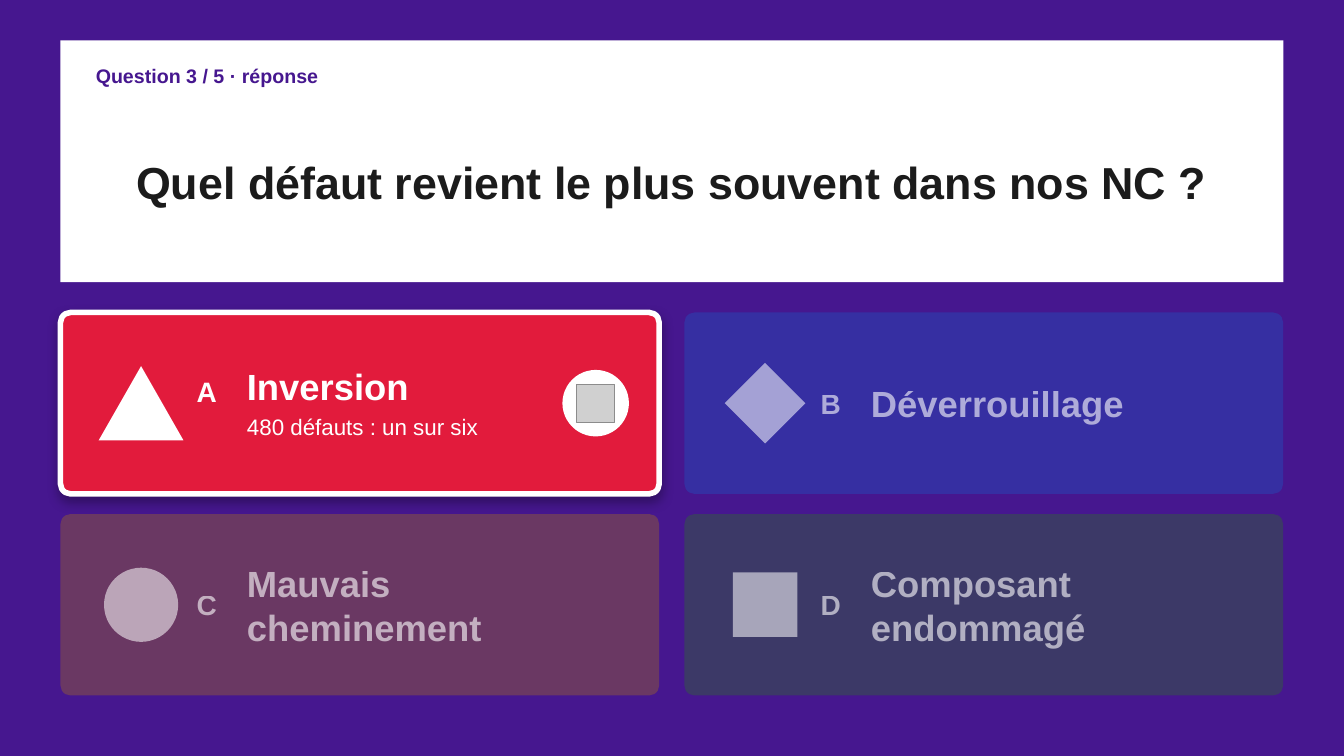
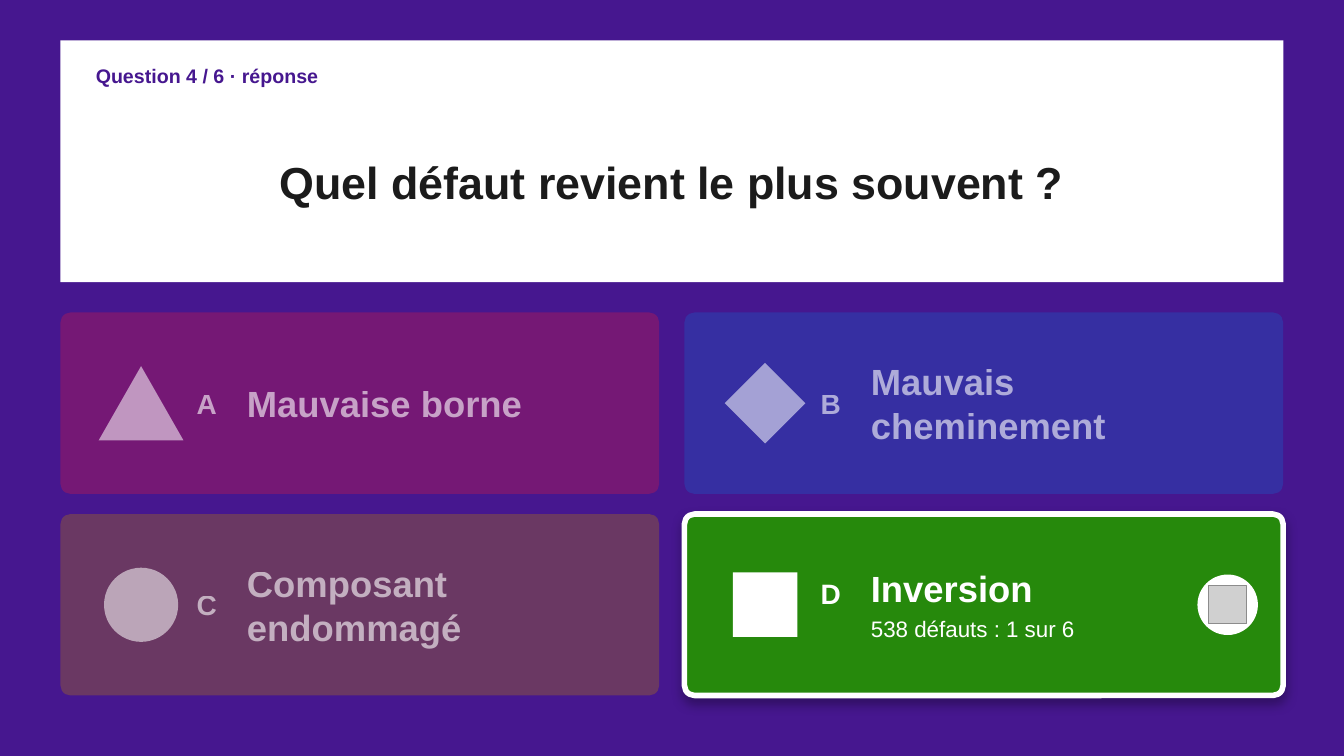
Before and after one commit to moudimash99/FTO2_NC_handover, a slide deck: slide 9 of 03_reports/quiz/Quiz_NC_FTO2.pptx (slide 7 before the commit). Drawn at 1344x756 pixels with LibreOffice and Linux fonts; fonts in the diff are those of the drawing; grey boxes stand for pictures. Boxes give left, top, right and bottom in pixels: in the first picture for what was removed or moved away, otherwise in the second. Text is boxed around its words. In the diff, an @@ line names an element or a change of style, - is before the commit and + after.

```diff
--- a/03_reports/quiz/Quiz_NC_FTO2.pptx
+++ b/03_reports/quiz/Quiz_NC_FTO2.pptx
@@ text at (96,68,318,87): text changed @@
-Question 3 / 5 · réponse
+Question 4 / 6 · réponse
@@ title at (279,166,1024,208): text changed @@
-Quel défaut revient le plus souvent dans nos NC ?
+Quel défaut revient le plus souvent ?
@@ rounded rectangle at (60,313,659,494): fill #E21B3C to #E21B3C at 30% opacity; outline #FFFFFF 4 pt to none; shadow off @@
@@ text "A" at (197,395,217,414): text colour #FFFFFF to #FFFFFF at 60% opacity; vertical alignment bottom to middle @@
@@ text "Mauvais cheminement": place and size @@
-text "Mauvais cheminement" at (247,571,482,641)
+text "Mauvais cheminement" at (871,369,1106,440)
@@ triangle at (99,366,184,441): fill #FFFFFF to #FFFFFF at 55% opacity @@
@@ picture removed at (577,384,615,422) @@
@@ text removed at (247,418,477,436) @@
-480 défauts : un sur six
@@ text added at (247,391,522,418), 26 pt, text #FFFFFF at 60% opacity, bold @@
+Mauvaise borne
@@ text removed at (871,391,1124,425) @@
-Déverrouillage
@@ text "Composant endommagé": place and size @@
-text "Composant endommagé" at (871,572,1085,648)
+text "Composant endommagé" at (247,572,461,648)
@@ rounded rectangle at (685,514,1284,696): fill #26890C at 30% opacity to #26890C; outline none to #FFFFFF 4 pt; shadow on @@
@@ text "D" at (821,584,841,604): text colour #FFFFFF at 60% opacity to #FFFFFF; vertical alignment middle to bottom @@
@@ text "Inversion": place and size @@
-text "Inversion" at (247,373,409,401)
+text "Inversion" at (871,575,1033,603)
@@ rectangle at (733,573,798,637): fill #FFFFFF at 55% opacity to #FFFFFF @@
@@ ellipse: place and size @@
-ellipse at (563,370,629,437)
+ellipse at (1198,575,1258,635)
@@ picture added at (1209,586,1247,624) @@
@@ text added at (871,620,1074,638), 16 pt, text #FFFFFF @@
+538 défauts : 1 sur 6
```
Also in this commit, not shown: 8 other slides changed, 5 slides added, 3 slides removed.
